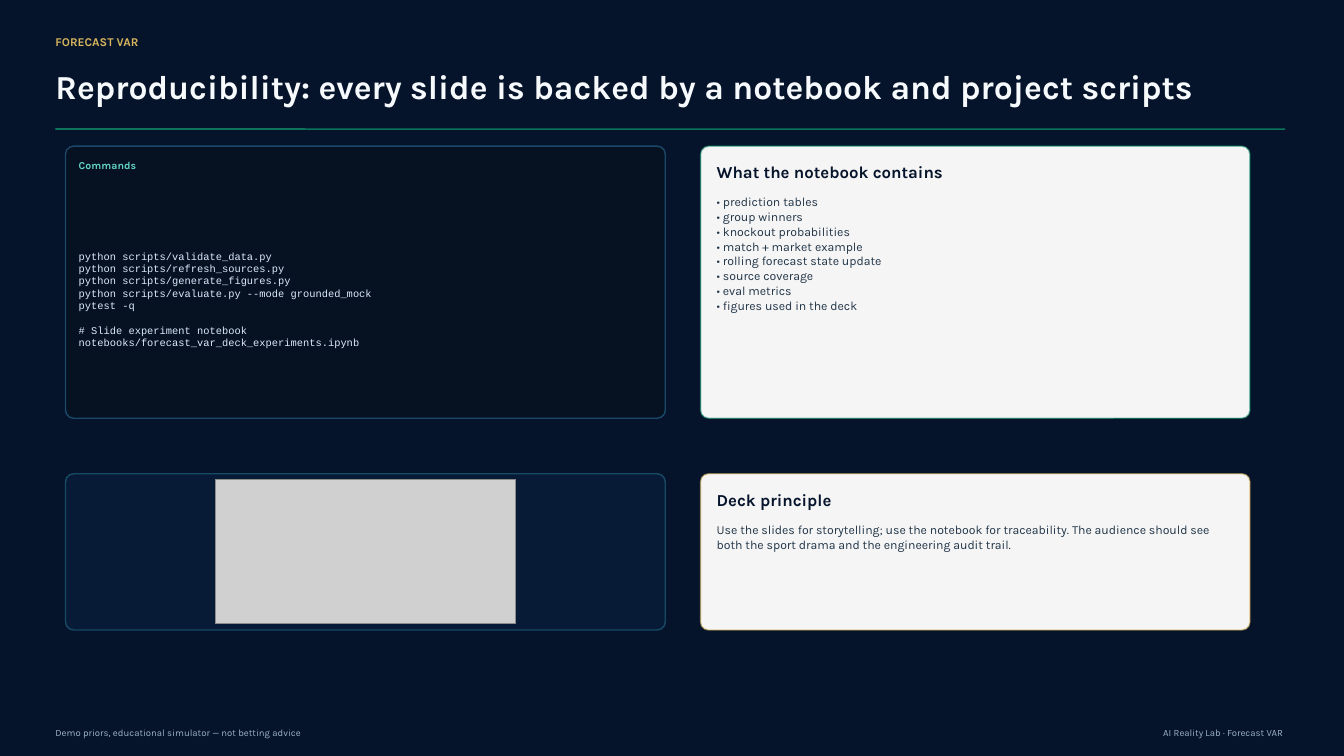
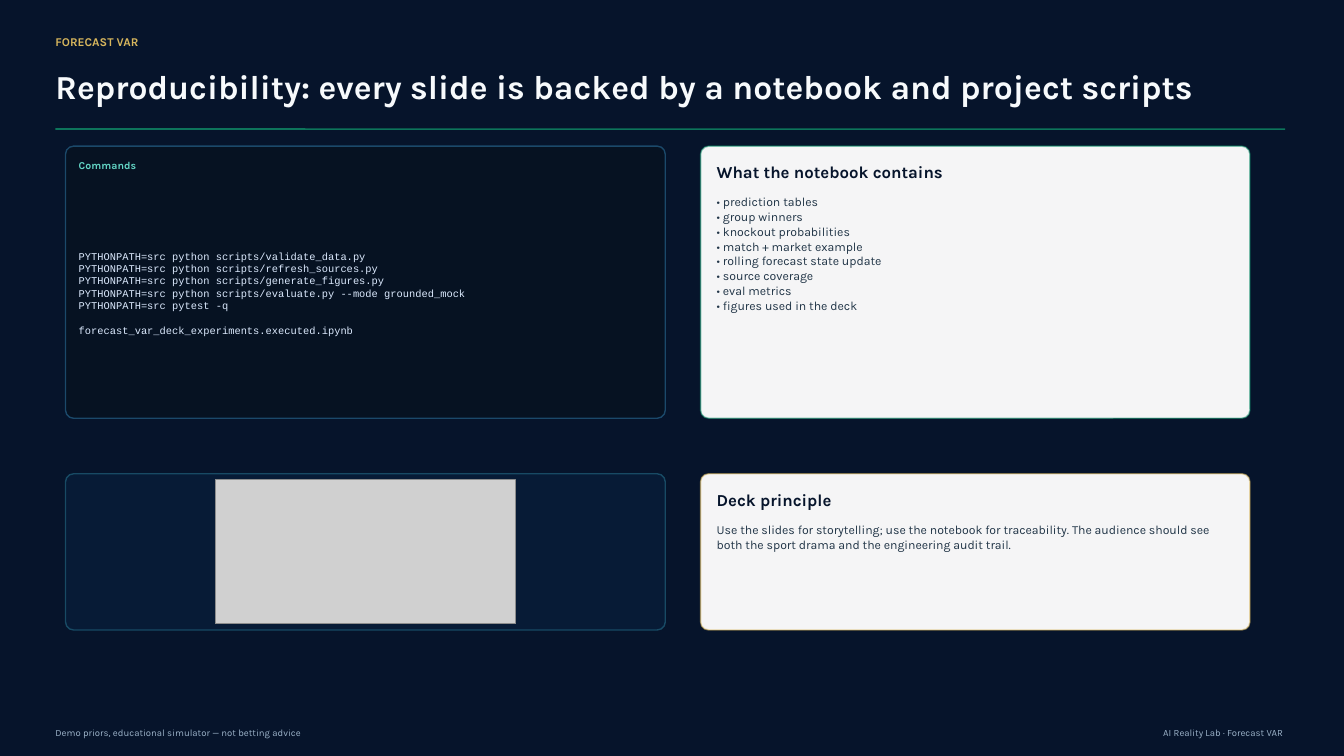
Before and after one commit to monaj07/ai-reality-lab, a slide deck: slide 23 of wc26-forecast-var-agent-episode2/deliverables/new_version/forecast_var_agent_engineering_deck.pptx. Drawn at 1344x756 pixels with LibreOffice and Linux fonts; fonts in the diff are those of the drawing; grey boxes stand for pictures; background and template pictures are left out. Boxes give left, top, right and bottom in pixels: in the first picture for what was removed or moved away, otherwise in the second. Text is boxed around its words. In the diff, an @@ line names an element or a change of style, - is before the commit and + after.

```diff
--- a/wc26-forecast-var-agent-episode2/deliverables/new_version/forecast_var_agent_engineering_deck.pptx
+++ b/wc26-forecast-var-agent-episode2/deliverables/new_version/forecast_var_agent_engineering_deck.pptx
@@ text at [79, 252, 465, 336]: text changed @@
-python scripts/validate_data.py
-python scripts/refresh_sources.py
-python scripts/generate_figures.py
-python scripts/evaluate.py --mode grounded_mock
-pytest -q
-# Slide experiment notebook
-notebooks/forecast_var_deck_experiments.ipynb
+PYTHONPATH=src python scripts/validate_data.py
+PYTHONPATH=src python scripts/refresh_sources.py
+PYTHONPATH=src python scripts/generate_figures.py
+PYTHONPATH=src python scripts/evaluate.py --mode grounded_mock
+PYTHONPATH=src pytest -q
+forecast_var_deck_experiments.executed.ipynb
```
Also in this commit, not shown: 12 other slides changed.
